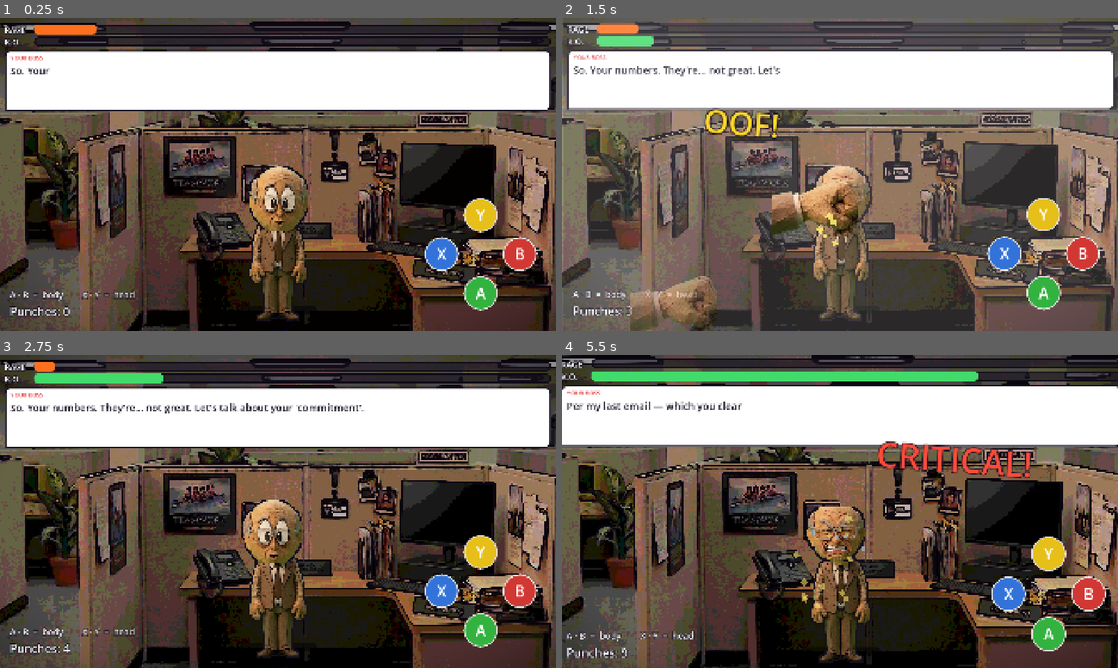
Above: before the commit, frames 1-4 (two rows, left to right).
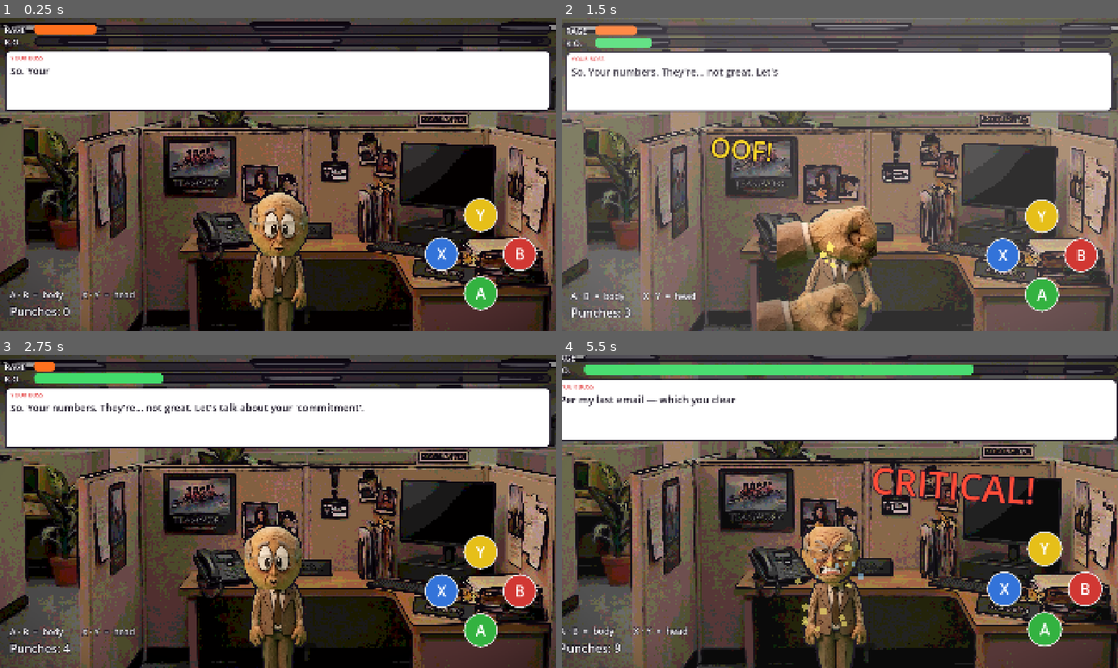
Above: after the commit, the same moments.

Repository: StaraxcreamTM/punch-my-boss-jun-14-2026
Game: Godot game, scene res://scenes/main.tscn
Same seed, same stepped clock (60 frames per second), same inputs: the game is played once before the commit and once after it.
Inputs:
- Up to frame 1 (0.25 s): no input
- Up to frame 2 (1.5 s): tap Enter at 0.5 s; tap B at 0.6 s; hold A from 1.28 s (still down); tap X at 1.35 s
- Up to frame 3 (2.75 s): release A at 2.03 s; tap Y at 2.1 s
- Up to frame 4 (5.5 s): tap one key every 0.75 s from 2.85 s: B X Y B; hold A from 3.53 s (still down)

The runs differ from the first frame. In frame 1, 4.1% of the frame differs, in the area x 44-56%, y 47-100%; in frame 2, 33%; in frame 3, 4.1%; in frame 4, 44%, in the area x 0-100%, y 0-100%.

Commit message:
auto-save 2026-07-16 18:20:31

Diff:
--- a/game/scenes/main.tscn
+++ b/game/scenes/main.tscn
@@ -109,9 +109,9 @@
 anchor_right = 0.0
 anchor_bottom = 0.0
 offset_left = 843.0
-offset_top = 497.0
+offset_top = 587.0
 offset_right = 1363.0
-offset_bottom = 1737.0
+offset_bottom = 1827.0
 pivot_offset = Vector2(0, 0)
 scale = Vector2(0.45, 0.45)
 grow_horizontal = 2
@@ -163,6 +163,98 @@
 position = Vector2(260, 640)
 sprite_frames = ExtResource("5_frames")
 animation = &"idle"
+
+; --- Boss bone skeleton ---------------------------------------------------
+; A Skeleton2D rig laid over the boss in Rig-local space (the figure spans
+; ~x[18,502], y[60,1240]; feet ~1235, head-top ~140). Bones are in a rest
+; (T-ish) pose and drive nothing yet — to animate the art it must be bound to
+; a weighted Polygon2D or split into per-bone cutout sprites. main.gd exposes
+; @onready refs to the head / arm / fist bones so animations can rotate them.
+[node name="Skeleton" type="Skeleton2D" parent="Safe/Boss/Rig"]
+
+[node name="Hip" type="Bone2D" parent="Safe/Boss/Rig/Skeleton"]
+position = Vector2(260, 809)
+rest = Transform2D(1, 0, 0, 1, 260, 809)
+auto_calculate_length_and_angle = false
+length = 60.0
+bone_angle = 1.5708
+
+[node name="Spine" type="Bone2D" parent="Safe/Boss/Rig/Skeleton/Hip"]
+position = Vector2(0, -159)
+rest = Transform2D(1, 0, 0, 1, 0, -159)
+auto_calculate_length_and_angle = false
+length = 160.0
+bone_angle = -1.5708
+
+[node name="Chest" type="Bone2D" parent="Safe/Boss/Rig/Skeleton/Hip/Spine"]
+position = Vector2(0, -164)
+rest = Transform2D(1, 0, 0, 1, 0, -164)
+auto_calculate_length_and_angle = false
+length = 60.0
+bone_angle = -1.5708
+
+[node name="Head" type="Bone2D" parent="Safe/Boss/Rig/Skeleton/Hip/Spine/Chest"]
+position = Vector2(0, -46)
+rest = Transform2D(1, 0, 0, 1, 0, -46)
+auto_calculate_length_and_angle = false
+length = 340.0
+bone_angle = -1.5708
+
+[node name="ArmL" type="Bone2D" parent="Safe/Boss/Rig/Skeleton/Hip"]
+position = Vector2(-138, -323)
+rest = Transform2D(1, 0, 0, 1, -138, -323)
+auto_calculate_length_and_angle = false
+length = 234.0
+bone_angle = 1.7382
+
+[node name="ForearmL" type="Bone2D" parent="Safe/Boss/Rig/Skeleton/Hip/ArmL"]
+position = Vector2(-39, 231)
+rest = Transform2D(1, 0, 0, 1, -39, 231)
+auto_calculate_length_and_angle = false
+length = 207.0
+bone_angle = 1.5514
+
+[node name="FistL" type="Bone2D" parent="Safe/Boss/Rig/Skeleton/Hip/ArmL/ForearmL"]
+position = Vector2(4, 207)
+rest = Transform2D(1, 0, 0, 1, 4, 207)
+auto_calculate_length_and_angle = false
+length = 60.0
+bone_angle = 1.5708
+
+[node name="ArmR" type="Bone2D" parent="Safe/Boss/Rig/Skeleton/Hip"]
+position = Vector2(138, -323)
+rest = Transform2D(1, 0, 0, 1, 138, -323)
+auto_calculate_length_and_angle = false
+length = 234.0
+bone_angle = 1.3998
+
+[node name="ForearmR" type="Bone2D" parent="Safe/Boss/Rig/Skeleton/Hip/ArmR"]
+position = Vector2(40, 231)
+rest = Transform2D(1, 0, 0, 1, 40, 231)
+auto_calculate_length_and_angle = false
+length = 207.0
+bone_angle = 1.5949
+
+[node name="FistR" type="Bone2D" parent="Safe/Boss/Rig/Skeleton/Hip/ArmR/ForearmR"]
+position = Vector2(-5, 207)
+rest = Transform2D(1, 0, 0, 1, -5, 207)
+auto_calculate_length_and_angle = false
+length = 60.0
+bone_angle = 1.5708
+
+[node name="LegL" type="Bone2D" parent="Safe/Boss/Rig/Skeleton/Hip"]
+position = Vector2(-30, 21)
+rest = Transform2D(1, 0, 0, 1, -30, 21)
+auto_calculate_length_and_angle = false
+length = 372.0
+bone_angle = 1.6461
+
+[node name="LegR" type="Bone2D" parent="Safe/Boss/Rig/Skeleton/Hip"]
+position = Vector2(30, 21)
+rest = Transform2D(1, 0, 0, 1, 30, 21)
+auto_calculate_length_and_angle = false
+length = 372.0
+bone_angle = 1.5088
 
 [node name="RageLabel" type="Label" parent="Safe"]
 layout_mode = 1
--- a/game/scripts/main.gd
+++ b/game/scripts/main.gd
@@ -32,6 +32,17 @@
 @onready var overlay: ColorRect = $Overlay
 @onready var office: TextureRect = $Office
 @onready var body_spr: TextureRect = $Safe/Boss/Rig/Body
+
+# Bone skeleton (rest pose over the boss). Not bound to the art yet — these
+# handles let future animations rotate the head / arms / fists. See main.tscn.
+@onready var skel: Skeleton2D = $Safe/Boss/Rig/Skeleton
+@onready var bone_head: Bone2D = $Safe/Boss/Rig/Skeleton/Hip/Spine/Chest/Head
+@onready var bone_arm_l: Bone2D = $Safe/Boss/Rig/Skeleton/Hip/ArmL
+@onready var bone_arm_r: Bone2D = $Safe/Boss/Rig/Skeleton/Hip/ArmR
+@onready var bone_forearm_l: Bone2D = $Safe/Boss/Rig/Skeleton/Hip/ArmL/ForearmL
+@onready var bone_forearm_r: Bone2D = $Safe/Boss/Rig/Skeleton/Hip/ArmR/ForearmR
+@onready var bone_fist_l: Bone2D = $Safe/Boss/Rig/Skeleton/Hip/ArmL/ForearmL/FistL
+@onready var bone_fist_r: Bone2D = $Safe/Boss/Rig/Skeleton/Hip/ArmR/ForearmR/FistR
 
 var rage: float = 0.0
 var ko: float = 0.0
@@ -126,6 +137,8 @@
 	outline_mat.set_shader_parameter("width", 4.5)
 	body_spr.material = outline_mat
 	head.material = outline_mat
+	# Skin the boss body to the bone skeleton so hits can deform the art.
+	_build_body_mesh()
 	# Cinematic vignette over the world (below the boss + UI, which live in Safe).
 	var vig := ColorRect.new()
 	vig.color = Color(1, 1, 1, 1)
@@ -301,19 +314,27 @@
 	f.texture = _fist_tex
 	f.expand_mode = TextureRect.EXPAND_IGNORE_SIZE
 	f.stretch_mode = TextureRect.STRETCH_KEEP_ASPECT_CENTERED
-	f.size = Vector2(300, 300)
+	f.size = Vector2(320, 320)
 	f.pivot_offset = f.size / 2.0
-	f.scale.x = 1.0 if side_left else -1.0  # mirror the fist for the other hand
+	var mirror := 1.0 if side_left else -1.0  # mirror the fist for the other hand
 	f.mouse_filter = Control.MOUSE_FILTER_IGNORE
 	f.z_index = 80
 	add_child(f)
-	var start: Vector2 = Vector2(-260.0, 1300.0) if side_left else Vector2(2180.0, 1300.0)
+	# First-person punch: the fist thrusts up from the player's side (near the
+	# camera, so it starts large) and fully extends to reach the boss, then
+	# retracts. No detached "flying fist" arcing in from off-screen.
+	var start: Vector2 = Vector2(700.0, 1440.0) if side_left else Vector2(1220.0, 1440.0)
+	var start_scale := 1.4   # close to the viewer at the start of the thrust
+	var reach_scale := 0.95  # arm fully extended toward the boss
+	f.scale = Vector2(mirror * start_scale, start_scale)
 	f.position = start - f.size / 2.0
 	var tw := create_tween()
-	tw.tween_property(f, "position", impact - f.size / 2.0, 0.07).set_ease(Tween.EASE_IN)
+	tw.tween_property(f, "position", impact - f.size / 2.0, 0.09).set_trans(Tween.TRANS_QUAD).set_ease(Tween.EASE_OUT)
+	tw.parallel().tween_property(f, "scale", Vector2(mirror * reach_scale, reach_scale), 0.09).set_ease(Tween.EASE_OUT)
 	tw.tween_callback(func() -> void: _land(impact, is_head, side_left))
-	tw.tween_property(f, "position", start - f.size / 2.0, 0.14).set_ease(Tween.EASE_IN)
-	tw.parallel().tween_property(f, "modulate:a", 0.0, 0.14)
+	tw.tween_property(f, "position", start - f.size / 2.0, 0.13).set_ease(Tween.EASE_IN)
+	tw.parallel().tween_property(f, "scale", Vector2(mirror * start_scale, start_scale), 0.13).set_ease(Tween.EASE_IN)
+	tw.parallel().tween_property(f, "modulate:a", 0.0, 0.13)
 	tw.tween_callback(f.queue_free)
 
 func _land(impact: Vector2, is_head: bool, side_left: bool) -> void:
@@ -333,6 +354,10 @@
 		rig.position.x = 24.0 if side_left else -24.0
 		var lt := create_tween()
 		lt.tween_property(rig, "position:x", 0.0, 0.3).set_trans(Tween.TRANS_ELASTIC).set_ease(Tween.EASE_OUT)
+	# The bone skeleton deforms the body: arms shudder outward on impact
+	# (harder on a critical body blow).
+	var crit := _state == BossState.VULNERABLE
+	_jostle_arms((1.0 if crit else 0.6) * (0.7 if is_head else 1.0))
 	if ko >= 100.0:
 		_knockout()
 
@@ -600,6 +625,124 @@
 	# Scale/squash from the boss's feet (bottom-center).
 	rig.pivot_offset = Vector2(rig.size.x / 2.0, rig.size.y)
 
+# --- bone-driven body mesh -------------------------------------------------
+# Replaces the flat Body sprite with a Polygon2D grid skinned to the Skeleton,
+# so moving a bone actually deforms the boss art. Torso / head-area / legs are
+# weighted to bones we leave at rest (they render exactly as the original),
+# while the arm bones can jostle on impact.
+var _body_mesh: Polygon2D
+
+# Rig-local bone segments used to weight the mesh (path is relative to Skeleton).
+const _BONE_SEGS := [
+	["Hip", Vector2(260, 780), Vector2(260, 830)],
+	["Hip/Spine", Vector2(260, 809), Vector2(260, 486)],
+	["Hip/Spine/Chest/Head", Vector2(260, 486), Vector2(260, 150)],
+	["Hip/ArmL", Vector2(122, 486), Vector2(83, 717)],
+	["Hip/ArmL/ForearmL", Vector2(83, 717), Vector2(87, 924)],
+	["Hip/ArmL/ForearmL/FistL", Vector2(87, 924), Vector2(87, 990)],
+	["Hip/ArmR", Vector2(398, 486), Vector2(438, 717)],
+	["Hip/ArmR/ForearmR", Vector2(438, 717), Vector2(433, 924)],
+	["Hip/ArmR/ForearmR/FistR", Vector2(433, 924), Vector2(433, 990)],
+	["Hip/LegL", Vector2(230, 830), Vector2(202, 1201)],
+	["Hip/LegR", Vector2(290, 830), Vector2(313, 1201)],
+]
+
+func _seg_dist(p: Vector2, a: Vector2, b: Vector2) -> float:
+	var ab := b - a
+	var l2 := ab.length_squared()
+	var t := 0.0
+	if l2 > 0.0:
+		t = clampf((p - a).dot(ab) / l2, 0.0, 1.0)
+	return p.distance_to(a + ab * t)
+
+func _build_body_mesh() -> void:
+	if skel == null or body_spr.texture == null:
+		return
+	var cols := 12
+	var rows := 26
+	# Body sprite rect in Rig-local space (matches the Body TextureRect area).
+	var x0 := 18.0
+	var x1 := 502.0
+	var y0 := 60.0
+	var y1 := 1240.0
+	var tex: Texture2D = body_spr.texture
+	var tw := float(tex.get_width())
+	var th := float(tex.get_height())
+	var verts := PackedVector2Array()
+	var uvs := PackedVector2Array()
+	for r in rows + 1:
+		for c in cols + 1:
+			var fx := float(c) / float(cols)
+			var fy := float(r) / float(rows)
+			verts.append(Vector2(lerpf(x0, x1, fx), lerpf(y0, y1, fy)))
+			uvs.append(Vector2(fx * tw, fy * th))
+	# Triangulate the grid.
+	var tris: Array = []
+	for r in rows:
+		for c in cols:
+			var i0 := r * (cols + 1) + c
+			var i2 := i0 + (cols + 1)
+			tris.append(PackedInt32Array([i0, i2, i0 + 1]))
+			tris.append(PackedInt32Array([i0 + 1, i2, i2 + 1]))
+	# Per-vertex bone weights: inverse distance to each bone segment, normalized.
+	var nbones := _BONE_SEGS.size()
+	var weights: Array = []
+	for b in nbones:
+		var wa := PackedFloat32Array()
+		wa.resize(verts.size())
+		weights.append(wa)
+	for vi in verts.size():
+		var p: Vector2 = verts[vi]
+		var raw := PackedFloat32Array()
+		raw.resize(nbones)
+		var total := 0.0
+		for b in nbones:
+			var seg: Array = _BONE_SEGS[b]
+			var d := _seg_dist(p, seg[1], seg[2])
+			var w := 1.0 / pow(d + 8.0, 3.2)
+			raw[b] = w
+			total += w
+		if total <= 0.0:
+			total = 1.0
+		for b in nbones:
+			weights[b][vi] = raw[b] / total
+	# Build the skinned Polygon2D and slot it where the Body sprite was.
+	var poly := Polygon2D.new()
+	poly.name = "BodyMesh"
+	poly.texture = tex
+	poly.polygon = verts
+	poly.uv = uvs
+	poly.polygons = tris
+	poly.internal_vertex_count = 0
+	poly.material = body_spr.material  # keep the outline shader
+	rig.add_child(poly)
+	rig.move_child(poly, body_spr.get_index())
+	poly.skeleton = poly.get_path_to(skel)
+	for b in nbones:
+		poly.add_bone(NodePath(_BONE_SEGS[b][0]), weights[b])
+	body_spr.visible = false
+	_body_mesh = poly
+
+# A hit makes the boss's arms shudder outward via the arm bones, then spring
+# back — the skeleton visibly deforming the body on impact.
+func _jostle_arms(intensity: float) -> void:
+	if skel == null:
+		return
+	var la := deg_to_rad(22.0 * intensity)
+	var lf := deg_to_rad(30.0 * intensity)
+	# Left arm swings out to the boss's left (+), right arm to the right (-).
+	var tw := create_tween()
+	tw.set_parallel(true)
+	tw.tween_property(bone_arm_l, "rotation", la, 0.05).set_ease(Tween.EASE_OUT)
+	tw.tween_property(bone_arm_r, "rotation", -la, 0.05).set_ease(Tween.EASE_OUT)
+	tw.tween_property(bone_forearm_l, "rotation", lf, 0.05).set_ease(Tween.EASE_OUT)
+	tw.tween_property(bone_forearm_r, "rotation", -lf, 0.05).set_ease(Tween.EASE_OUT)
+	var back := create_tween()
+	back.set_parallel(true)
+	for bone in [bone_arm_l, bone_arm_r, bone_forearm_l, bone_forearm_r]:
+		back.tween_property(bone, "rotation", 0.0, 0.42) \
+			.set_delay(0.05).set_trans(Tween.TRANS_ELASTIC).set_ease(Tween.EASE_OUT)
+
 func _apply_safe_area() -> void:
 	# Safe-area insets only make sense on handhelds. On desktop the "display
 	# safe area" is the whole monitor, which would shove the bottom UI (counter,
